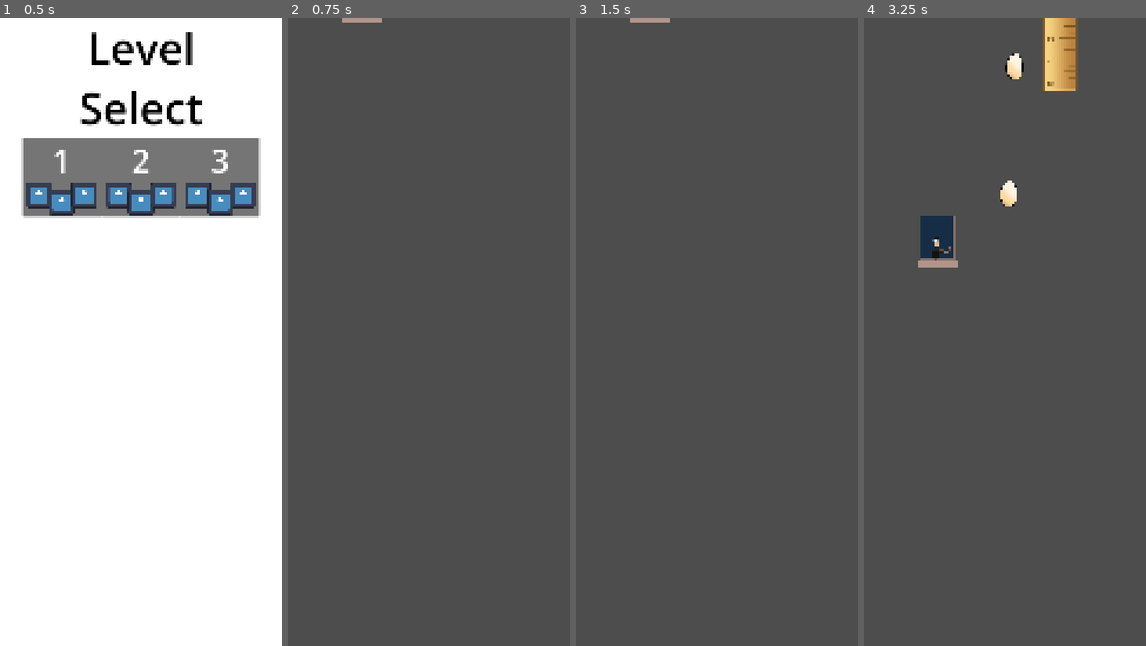
Above: before the commit, frames 1-4 (left to right).
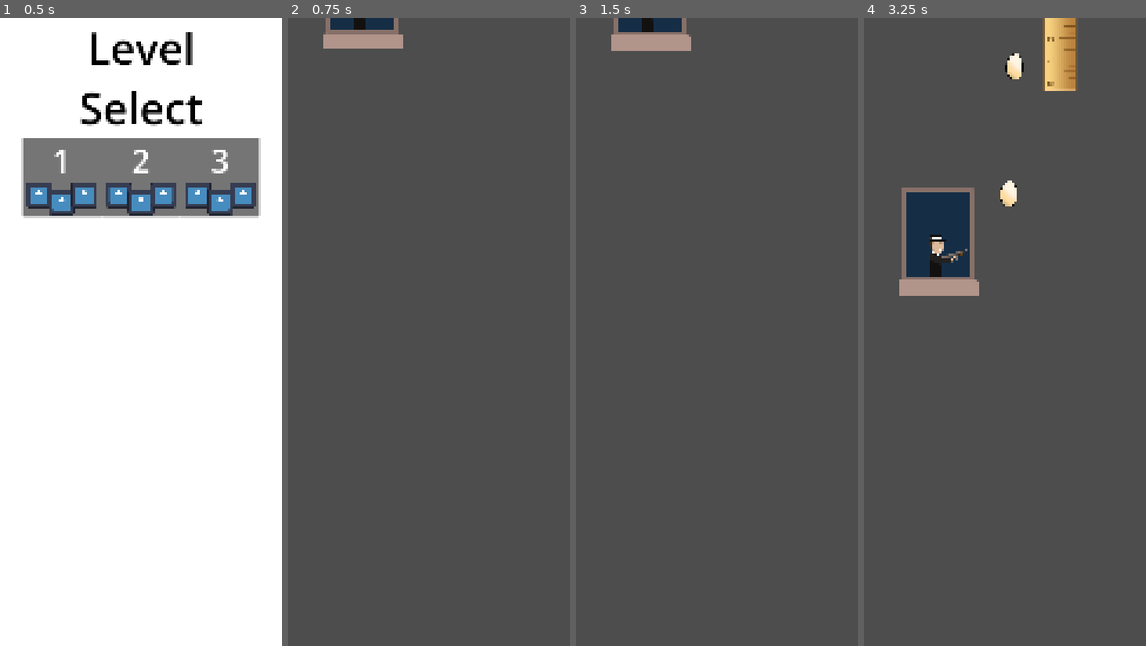
Above: after the commit, the same moments.

Repository: KaratePikachu/egg-drop
Game: Godot game, scene res://ui/main_menu/main_menu.tscn
Same seed, same stepped clock (60 frames per second), same inputs: the game is played once before the commit and once after it. The project has no main scene, so this scene is started directly. The engine's default icon, where the game draws it, is replaced by a stand-in: a white triangle on a blue panel in a dark square.
Inputs (mouse positions are in pixels of both pictures, inside the frame that each line leads up to):
- Up to frame 1 (0.5 s): no input
- Up to frame 2 (0.75 s): click "Start" at 0.5 s
- Up to frame 3 (1.5 s): tap Enter at 1.25 s; move the mouse to (779, 300) at 1.27 s; hold S (right_bomb) from 1.28 s (still down); tap T (bottom_bomb) at 1.35 s
- Up to frame 4 (3.25 s): move the mouse to (948, 363) at 2.02 s; release S (right_bomb) at 2.03 s; hold W (left_bomb) 2.03-2.78 s; click (948, 363) at 2.1 s; move the mouse to (1033, 193) at 2.77 s; hold S (right_bomb) from 2.78 s (still down); hold Mouse wheel down (scroll_down) from 2.78 s (still down)

Frame 1 is identical in both runs. In frame 2, 1.3% of the frame differs, in the area x 12-41%, y 0-5%; in frame 3, 1.4%; in frame 4, 3.9%, in the area x 12-41%, y 27-45%.

Commit message:
Mafia Boss

Diff:
--- a/level/level.gd
+++ b/level/level.gd
@@ -9,7 +9,7 @@
 	END,
 }
 
-static var entering_new_level : bool = true
+static var entering_new_level : bool = false
 static var active_modifications : Array[Modification]
 static var levels : Array[String] = [
 	"res://level/levels/level_1.tscn",
--- a/level/levels/level_1.tscn
+++ b/level/levels/level_1.tscn
@@ -3,8 +3,10 @@
 [ext_resource type="PackedScene" uid="uid://cpg0ctscpw0h5" path="res://level/level.tscn" id="1_roo1r"]
 [ext_resource type="Script" uid="uid://cylr504fygfq5" path="res://modifications/modification.gd" id="2_35gx7"]
 [ext_resource type="Resource" uid="uid://b36e0deyggd1c" path="res://modifications/basic_umbrella.tres" id="3_wg4fv"]
+[ext_resource type="Resource" uid="uid://c42aj75jikx0v" path="res://modifications/left_fan.tres" id="4_blww0"]
 [ext_resource type="PackedScene" uid="uid://cxvx077rht6e3" path="res://obstacles/mafia/mafia.tscn" id="4_hosfi"]
 [ext_resource type="Texture2D" uid="uid://dqsypqrvcmp7l" path="res://assets/egg/egg.PNG" id="4_wg4fv"]
+[ext_resource type="Resource" uid="uid://cl2eps1bbxd0l" path="res://modifications/right_fan.tres" id="5_lemno"]
 
 [node name="Level1" unique_id=1976594912 instance=ExtResource("1_roo1r")]
 level_number = 1
@@ -13,7 +15,7 @@
 position_smoothing_speed = 100.0
 
 [node name="ModificationMenu" parent="CanvasLayer" parent_id_path=PackedInt32Array(1883544062) index="0" unique_id=961803805]
-available_mods = Array[ExtResource("2_35gx7")]([ExtResource("3_wg4fv")])
+available_mods = Array[ExtResource("2_35gx7")]([ExtResource("3_wg4fv"), ExtResource("4_blww0"), ExtResource("5_lemno")])
 
 [node name="WinFloor" parent="." index="3" unique_id=1248466689]
 position = Vector2(0, 10000)
--- a/obstacles/mafia/mafia.gd
+++ b/obstacles/mafia/mafia.gd
@@ -17,17 +17,32 @@
 			print(egg)
 		return
 
+	if $Crosshair.visible:
+		var pos : Vector2 = $Crosshair.global_position
+		$Crosshair.global_position = pos.move_toward(egg.global_position,500*delta)
+
 	if absf(egg.global_position.y-global_position.y) < detection_dist:
 		if has_ammo:
-			$Crosshair.global_position = egg.global_position + aim_dist * Vector2.DOWN
+			$Crosshair.global_position = egg.global_position
 			$Crosshair.show()
 			has_ammo = false
+			await get_tree().create_timer(1.0).timeout
+			var bodies :Array[Node2D]= $Crosshair.get_overlapping_bodies()
+			if bodies.has(egg):
+				egg.death()
+			$Crosshair.hide()
+
+	var x_diff := egg.global_position.x-global_position.x
+	if x_diff > 0:
+		$MafiaGuyBodyArt.flip_h = false
+		$Arm/MafiaGuyArmArt.flip_h = false
 	else:
-		$Crosshair.hide()
+		$MafiaGuyBodyArt.flip_h = true
+		$Arm/MafiaGuyArmArt.flip_h = true
 
-
-func _on_crosshair_body_entered(body: Node2D) -> void:
-	if not $Crosshair.visible:
-		return
-
-	egg.death()
+#
+#func _on_crosshair_body_entered(body: Node2D) -> void:
+	#if not $Crosshair.visible:
+		#return
+	#
+	#egg.death()
--- a/obstacles/mafia/mafia.tscn
+++ b/obstacles/mafia/mafia.tscn
@@ -13,15 +13,24 @@
 script = ExtResource("1_kf13i")
 
 [node name="EmptyWindowArt" type="Sprite2D" parent="." unique_id=39762301]
+scale = Vector2(2, 2)
 texture = ExtResource("4_u5v5p")
 
 [node name="MafiaGuyBodyArt" type="Sprite2D" parent="." unique_id=37711684]
+scale = Vector2(2, 2)
 texture = ExtResource("1_kfoe6")
 
-[node name="MafiaGuyArmArt" type="Sprite2D" parent="." unique_id=993006565]
+[node name="Arm" type="Node2D" parent="." unique_id=1538965147]
+position = Vector2(-26, 151)
+rotation = -0.0837758
+
+[node name="MafiaGuyArmArt" type="Sprite2D" parent="Arm" unique_id=993006565]
+position = Vector2(26, -151)
+scale = Vector2(2, 2)
 texture = ExtResource("2_kf13i")
 
 [node name="Crosshair" type="Area2D" parent="." unique_id=1290096798]
+z_index = 5
 
 [node name="CollisionShape2D" type="CollisionShape2D" parent="Crosshair" unique_id=2119925646]
 shape = SubResource("CircleShape2D_kfoe6")
@@ -29,5 +38,3 @@
 [node name="MafiaGuyCrosshairArt" type="Sprite2D" parent="Crosshair" unique_id=680431448]
 position = Vector2(-3, 12)
 texture = ExtResource("3_hf7er")
-
-[connection signal="body_entered" from="Crosshair" to="." method="_on_crosshair_body_entered"]
